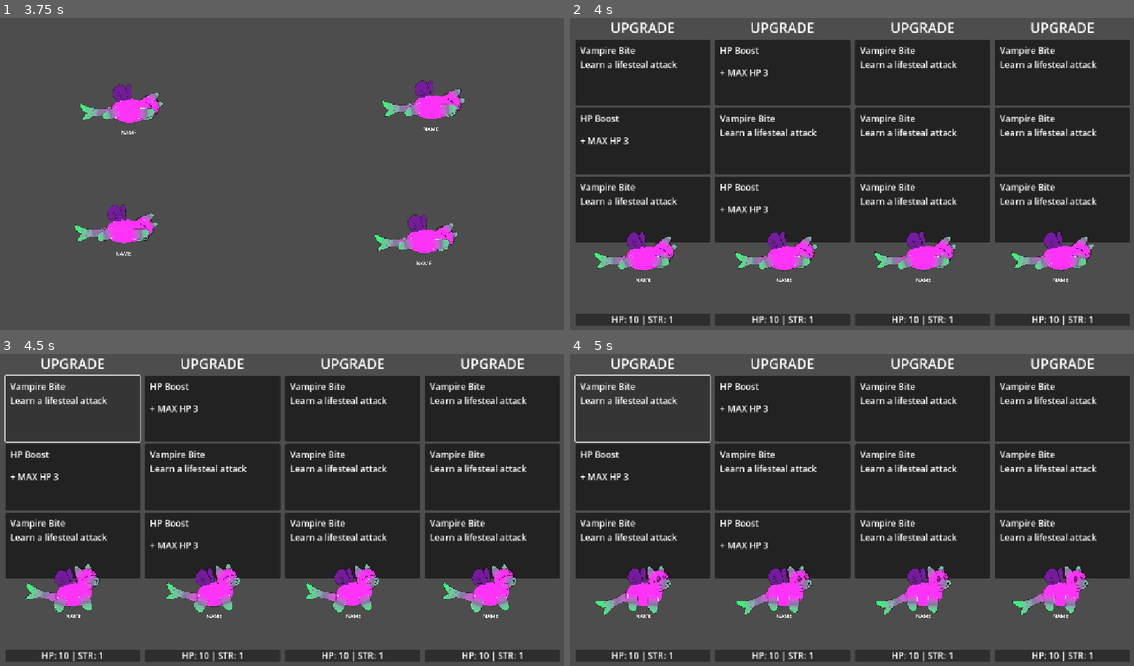
Above: before the commit, frames 1-4 (two rows, left to right).
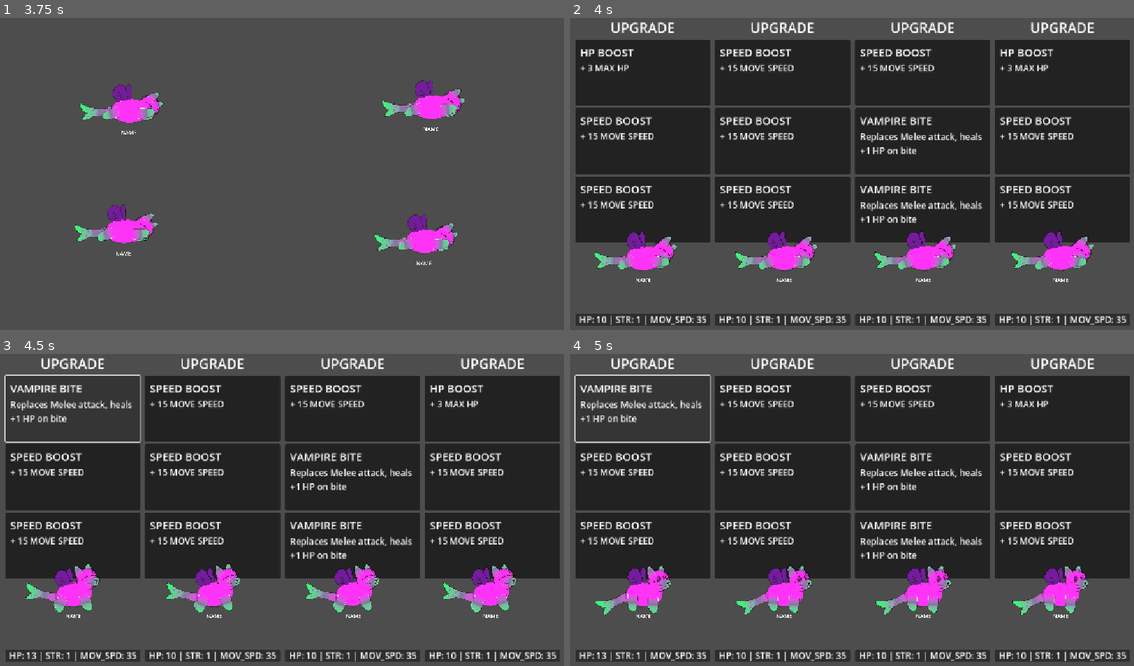
Above: after the commit, the same moments.

Repository: Galitie/tm2
Game: Godot game, scene res://test_scene.tscn
Two runs of this game, one before a commit and one after it. Both use one fixed random seed, a clock stepped at 60 frames per second and the inputs below.
Inputs (mouse positions are in pixels of both pictures, inside the frame that each line leads up to):
- Up to frame 1 (3.75 s): tap Enter (ui_accept) at 0.5, 0.77, 1.52, 3.02 s; hold Down (ui_down) 1.28-2.03 s; hold Down (ui_down) from 3.53 s (still down)
- Up to frame 2 (4 s): keep holding Down (ui_down); tap Enter (ui_accept) at 3.77 s
- Up to frame 3 (4.5 s): release Down (ui_down) at 4.25 s; click (73, 407) at 4.27 s
- Up to frame 4 (5 s): no input

Frame 1 is identical in both runs. In frame 2, 8.3% of the frame differs, in the area x 1-99%, y 9-99%; in frame 3, 8.7%; in frame 4, 8.7%.

Commit message:
Added move speed stat to upgrades

Diff:
--- a/Cards/bite_lifesteal.tres
+++ b/Cards/Resources/bite_lifesteal.tres
@@ -4,11 +4,17 @@
 
 [resource]
 script = ExtResource("1_1p3yw")
-card_name = "Vampire Bite"
-description = "Learn a lifesteal attack"
+card_name = "VAMPIRE BITE"
+description = "Replaces Melee attack, heals +1 HP on bite"
 type = "melee"
 state_id = "bitelifesteal"
 limited_to_one = true
 attribute_1 = 0
-attribute_label = ""
-attribute_amount = 0
+attribute_label_1 = ""
+attribute_amount_1 = 0
+attribute_2 = 0
+attribute_label_2 = ""
+attribute_amount_2 = 0
+attribute_3 = 0
+attribute_label_3 = ""
+attribute_amount_3 = 0
--- a/Cards/hp.tres
+++ b/Cards/Resources/hp_boost.tres
@@ -4,13 +4,13 @@
 
 [resource]
 script = ExtResource("1_mklda")
-card_name = "HP Boost"
+card_name = "HP BOOST"
 description = ""
 type = "immediate"
 state_id = ""
 limited_to_one = false
 attribute_1 = 1
-attribute_label_1 = "+ MAX HP"
+attribute_label_1 = "MAX HP"
 attribute_amount_1 = 3
 attribute_2 = 0
 attribute_label_2 = ""
--- /dev/null
+++ b/Cards/Resources/move_speed_boost.tres
@@ -0,0 +1,20 @@
+[gd_resource type="Resource" load_steps=2 format=3 uid="uid://cvtqvsltnme3w"]
+
+[ext_resource type="Script" uid="uid://bfco2om6esxdu" path="res://Cards/card_info.gd" id="1_6hnit"]
+
+[resource]
+script = ExtResource("1_6hnit")
+card_name = "SPEED BOOST"
+description = ""
+type = "immediate"
+state_id = ""
+limited_to_one = false
+attribute_1 = 2
+attribute_label_1 = "MOVE SPEED"
+attribute_amount_1 = 15
+attribute_2 = 0
+attribute_label_2 = ""
+attribute_amount_2 = 0
+attribute_3 = 0
+attribute_label_3 = ""
+attribute_amount_3 = 0
--- a/Cards/card.gd
+++ b/Cards/card.gd
@@ -1,7 +1,7 @@
 extends PanelContainer
 
 signal card_pressed(resource, player)
-var resource_array: Array[Resource] = [load("uid://c37d7vyo0m6jb"), load("uid://3aquqn25lskq")]
+var resource_array: Array[Resource] = [load("uid://c37d7vyo0m6jb"), load("uid://3aquqn25lskq"), load("uid://cvtqvsltnme3w")]
 var chosen_resource : Resource
 var upgrade_panel : PlayerUpgradePanel
 
@@ -24,23 +24,31 @@
 		print("can only have one")
 		# The card creation needs to consider if the monster already has that ability and the card is limited to one.
 		# If the monster already has it, it needs to pick a different one.
-		# Monster keeps it's list of states in
+		# Monster keeps it's list of states in state machine
+		# May also have to just consider 1 time offers that aren't stored as a state?
 	%Title.text = chosen_resource.card_name
 	%Description.text = chosen_resource.description
 	%Stat.text = chosen_resource.attribute_label_1
 	%Amount.text = str(chosen_resource.attribute_amount_1)
+
 	if chosen_resource.description:
 		%Description.visible = true
 	if chosen_resource.attribute_label_1:
 		%Stat.visible = true
 	if chosen_resource.attribute_amount_1:
 		%Amount.visible = true
+		%PosNeg.visible = true
+		if chosen_resource.attribute_amount_1 > 0:
+			%PosNeg.text = "+"
+		else:
+			%PosNeg.text = "-"
 
 
 func reset_card():
 	%Description.visible = false
 	%Stat.visible = false
 	%Amount.visible = false
+	%PosNeg.visible = false
 
 
 func disable():
--- a/Cards/card.tscn
+++ b/Cards/card.tscn
@@ -17,9 +17,12 @@
 theme = ExtResource("1_8erfr")
 
 [node name="MarginContainer" type="MarginContainer" parent="Button"]
-layout_mode = 0
-offset_right = 220.0
-offset_bottom = 178.0
+layout_mode = 1
+anchors_preset = 15
+anchor_right = 1.0
+anchor_bottom = 1.0
+grow_horizontal = 2
+grow_vertical = 2
 theme = ExtResource("1_8erfr")
 theme_override_constants/margin_left = 10
 theme_override_constants/margin_top = 10
@@ -29,7 +32,6 @@
 [node name="VBoxContainer" type="VBoxContainer" parent="Button/MarginContainer"]
 layout_mode = 2
 theme = ExtResource("1_8erfr")
-theme_override_constants/separation = 20
 
 [node name="TitleDescription" type="VBoxContainer" parent="Button/MarginContainer/VBoxContainer"]
 layout_mode = 2
@@ -39,6 +41,7 @@
 custom_minimum_size = Vector2(100, 0)
 layout_mode = 2
 theme = ExtResource("1_8erfr")
+theme_override_font_sizes/font_size = 22
 text = "Upgrade title"
 autowrap_mode = 2
 
@@ -46,7 +49,9 @@
 unique_name_in_owner = true
 visible = false
 layout_mode = 2
+theme_override_font_sizes/font_size = 18
 text = "Description"
+autowrap_mode = 3
 
 [node name="Items" type="VBoxContainer" parent="Button/MarginContainer/VBoxContainer"]
 layout_mode = 2
@@ -56,12 +61,12 @@
 layout_mode = 2
 theme = ExtResource("1_8erfr")
 
-[node name="Stat" type="Label" parent="Button/MarginContainer/VBoxContainer/Items/Stat1"]
+[node name="PosNeg" type="Label" parent="Button/MarginContainer/VBoxContainer/Items/Stat1"]
 unique_name_in_owner = true
 visible = false
 layout_mode = 2
 theme = ExtResource("1_8erfr")
-text = "Damage"
+text = "5"
 
 [node name="Amount" type="Label" parent="Button/MarginContainer/VBoxContainer/Items/Stat1"]
 unique_name_in_owner = true
@@ -70,4 +75,59 @@
 theme = ExtResource("1_8erfr")
 text = "5"
 
+[node name="Stat" type="Label" parent="Button/MarginContainer/VBoxContainer/Items/Stat1"]
+unique_name_in_owner = true
+visible = false
+layout_mode = 2
+theme = ExtResource("1_8erfr")
+text = "Damage"
+
+[node name="Stat2" type="HBoxContainer" parent="Button/MarginContainer/VBoxContainer/Items"]
+layout_mode = 2
+theme = ExtResource("1_8erfr")
+
+[node name="PosNeg" type="Label" parent="Button/MarginContainer/VBoxContainer/Items/Stat2"]
+visible = false
+layout_mode = 2
+theme = ExtResource("1_8erfr")
+text = "5"
+
+[node name="Amount" type="Label" parent="Button/MarginContainer/VBoxContainer/Items/Stat2"]
+visible = false
+layout_mode = 2
+theme = ExtResource("1_8erfr")
+text = "5"
+autowrap_mode = 2
+
+[node name="Stat" type="Label" parent="Button/MarginContainer/VBoxContainer/Items/Stat2"]
+visible = false
+layout_mode = 2
+theme = ExtResource("1_8erfr")
+text = "Damage"
+autowrap_mode = 2
+
+[node name="Stat3" type="HBoxContainer" parent="Button/MarginContainer/VBoxContainer/Items"]
+layout_mode = 2
+theme = ExtResource("1_8erfr")
+
+[node name="PosNeg" type="Label" parent="Button/MarginContainer/VBoxContainer/Items/Stat3"]
+visible = false
+layout_mode = 2
+theme = ExtResource("1_8erfr")
+text = "5"
+
+[node name="Amount" type="Label" parent="Button/MarginContainer/VBoxContainer/Items/Stat3"]
+visible = false
+layout_mode = 2
+theme = ExtResource("1_8erfr")
+text = "5"
+autowrap_mode = 2
+
+[node name="Stat" type="Label" parent="Button/MarginContainer/VBoxContainer/Items/Stat3"]
+visible = false
+layout_mode = 2
+theme = ExtResource("1_8erfr")
+text = "Damage"
+autowrap_mode = 2
+
 [connection signal="pressed" from="Button" to="." method="_on_button_pressed"]
--- a/Cards/card_info.gd
+++ b/Cards/card_info.gd
@@ -2,13 +2,13 @@
 
 
 @export var card_name : String
-@export var description : String
+@export_multiline var description: String
 @export_enum("melee", "ranged", "charge", "block", "passive", "immediate") var type : String
 @export var state_id : String
 @export var limited_to_one : bool
 
 @export_group("Attributes")
-enum Attributes {NONE,HP}
+enum Attributes {NONE, HP, MOVE_SPEED}
 @export var attribute_1 : Attributes
 @export var attribute_label_1 : String
 @export var attribute_amount_1: int
--- a/Cards/roll_cards.gd
+++ /dev/null
@@ -1,48 +0,0 @@
-extends PanelContainer
-var max_cards : int = 3
-var card = load("uid://dgbiaduauaghx")
-signal add_stats_to_mon
-
-
-func _ready():
-	add_cards()
-
-
-func _process(_delta):
-	pass
-
-
-func add_cards(amount : int = max_cards):
-	for cards in range(amount):
-		var new_card = build_card()
-		%Cards.add_child(new_card)
-
-
-func remove_cards(amount : int = 1, specific_card : Node = null):
-	# remove a number of cards
-	if specific_card == null:
-		var cards = %Cards.get_children()
-		if amount > cards.size():
-			amount = cards.size()
-		for card in amount:
-			cards[card].queue_free()
-	else:
-		specific_card.queue_free()
-
-# TO-DO, build cards better
-func build_card():
-	var new_card = card.instantiate()
-	new_card.connect("card_pressed", card_pressed)
-	return new_card
-
-
-#TO-DO, make this more flexible...cases where the removal and add are different
-func _on_reroll_pressed():
-	remove_cards(3)
-	add_cards(3)
-
-
-func card_pressed(card_pressed):
-	emit_signal("add_stats_to_mon", card_pressed.info)
-	remove_cards(1, card_pressed)
-	add_cards(1)
--- a/UI/player_upgrade_panel.gd
+++ b/UI/player_upgrade_panel.gd
@@ -12,7 +12,7 @@
 
 
 func update_stats():
-	stats.text = "HP: " + str(player.monster.max_hp) + " | " + "STR: " + str(player.monster.base_damage)
+	stats.text = "HP: " + str(player.monster.max_hp) + " | STR: " + str(player.monster.base_damage) + " | MOV_SPD: " + str(player.monster.move_speed)
 
 
 func disable_cards():
--- a/main.gd
+++ b/main.gd
@@ -85,6 +85,8 @@
 		if card.chosen_resource.attribute_1 == 1: #HP
 			player.monster.max_hp += card.chosen_resource.attribute_amount_1
 			player.monster.apply_hp(player.monster.max_hp)
+		if card.chosen_resource.attribute_1 == 2: #MOVE_SPEED
+			player.monster.move_speed += card.chosen_resource.attribute_amount_1
 	if card.chosen_resource.state_id and not player.monster.state_machine.state_choices.has(card.chosen_resource.state_id):
 		player.monster.state_machine.state_choices.append(card.chosen_resource.state_id)
 	card.upgrade_panel.update_stats()
--- a/monster.gd
+++ b/monster.gd
@@ -5,7 +5,7 @@
 var current_hp : int = max_hp
 var base_damage : int = 1
 var intelligence : int = 1
-var move_speed : int = 40
+var move_speed : int = 35
 var attack_speed : int = 1
 
 var mon_name : String
--- a/monster.tscn
+++ b/monster.tscn
@@ -25,7 +25,7 @@
 [ext_resource type="Script" uid="uid://cxwy6h8ky36h" path="res://StateMachine/hurt.gd" id="21_j21k1"]
 [ext_resource type="Script" uid="uid://ljj4p0w8v65v" path="res://StateMachine/punch.gd" id="22_lrr1d"]
 [ext_resource type="Script" uid="uid://cfc0n2o6rngal" path="res://StateMachine/knocked_out.gd" id="24_u8wmr"]
-[ext_resource type="Script" uid="uid://lwl5h5lf00gg" path="res://Cards/bite_life_steal.gd" id="25_ce3e3"]
+[ext_resource type="Script" uid="uid://lwl5h5lf00gg" path="res://Cards/Scripts/bite_life_steal.gd" id="25_ce3e3"]
 [ext_resource type="StyleBox" uid="uid://b1cqxdsndopa" path="res://UI/hp_green.tres" id="25_o122v"]
 [ext_resource type="Theme" uid="uid://dh465xlsj7ugx" path="res://UI/Theme.tres" id="25_s0vvg"]
 [ext_resource type="Script" uid="uid://bljsuke2bqro" path="res://StateMachine/reset.gd" id="26_3x5v3"]
Renamed: Cards/bite_life_steal.gd -> Cards/Scripts/bite_life_steal.gd
Renamed: Cards/bite_life_steal.gd.uid -> Cards/Scripts/bite_life_steal.gd.uid
Not shown, removed: Cards/roll_cards.gd.uid
Not shown, changed: Todo.txt
